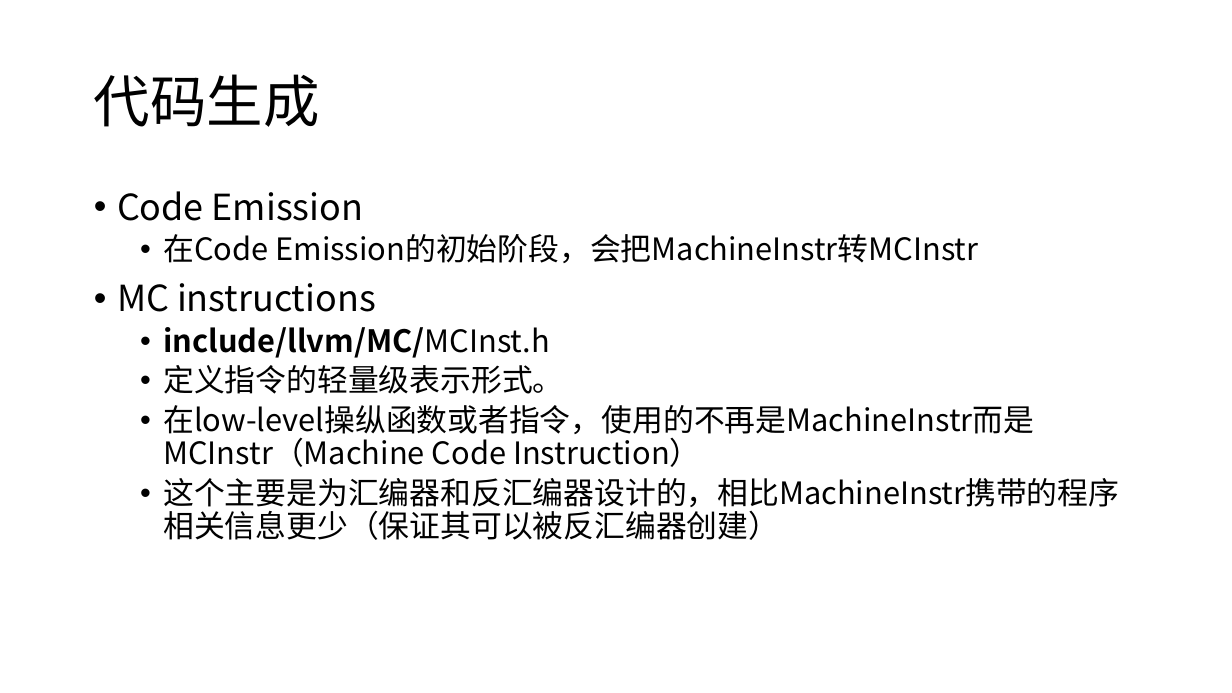
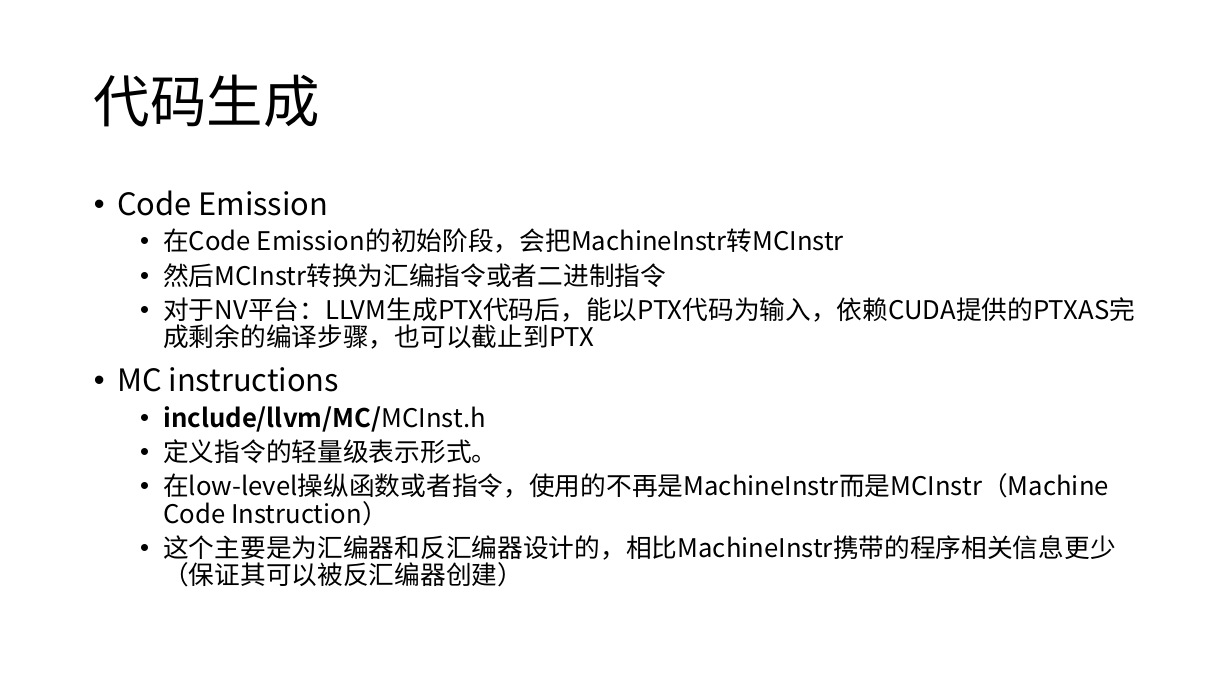
Before and after one commit to JYRoy/MLC-Learning, a slide deck: slide 39 of LLVM/04.LLVM Backend.pptx (slide 37 before the commit). Drawn at 1232x693 pixels with LibreOffice and Linux fonts; fonts in the diff are those of the drawing. Boxes give left, top, right and bottom in pixels: in the first picture for what was removed or moved away, otherwise in the second. Text is boxed around its words. In the diff, an @@ line names an element or a change of style, - is before the commit and + after.

Commit message:
update LLVM Backend

```diff
--- a/LLVM/04.LLVM Backend.pptx
+++ b/LLVM/04.LLVM Backend.pptx
@@ text at box(117, 190, 1116, 587): size 28 to 24 pt in "Code Emission", "MC instructions"; size 24 to 20 pt in "在Code Emission的初始阶段，会把MachineInstr转MCInstr", "include/llvm/MC/MCInst.h", "定义指令的轻量级表示形式。", "在low-level操纵函数或者指令，使用的不再是MachineInstr而是MCInstr（Machine Code  ..." and 1 more places @@
@@ text at box(163, 263, 1135, 349): paragraphs added @@
+  • 然后MCInstr转换为汇编指令或者二进制指令
+  • 对于NV平台：LLVM生成PTX代码后，能以PTX代码为输入，依赖CUDA提供的PTXAS完成剩余的编译步骤，也可以截止到PTX
```
Also in this commit, not shown: 17 other slides changed, 5 slides added, 1 slide removed.
